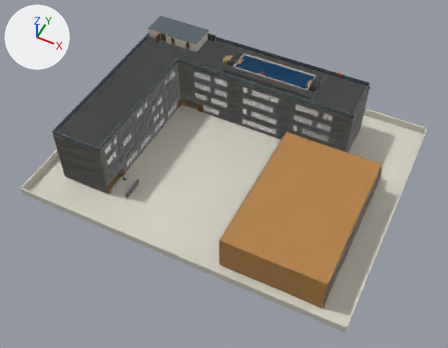
An edit to the Blender file assets/blender/v2/B02/b02_school_blockout.blend, drawn before and after from the same camera.
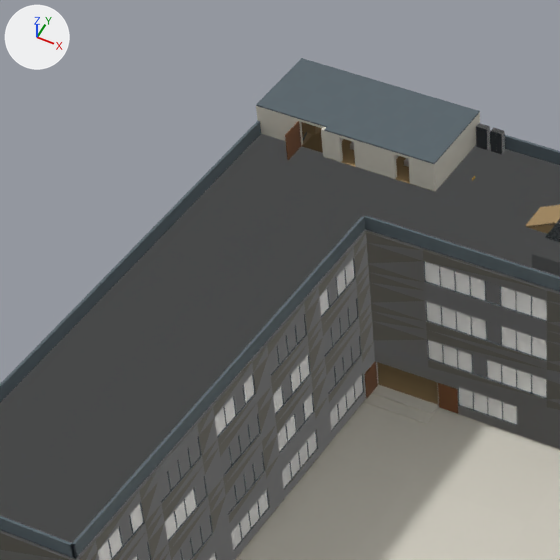
Old and new are each drawn whole from a 50 mm camera at (68.4, -77.6, 115.3) aimed at (23.3, 12.8, 2.4) and again close up on the part from 17% to 52% of the width and 0% to 44% of the height. Arrows for +X, +Y and +Z are at upper left; the lights stay in place. The first two pictures are the older version.

Script lines for the objects in view, before the commit:
```python
me_col_b03_exteriorwalls_f03 = bpy.data.meshes.new('COL_B03_ExteriorWalls_F03')
me_col_b03_exteriorwalls_f03.from_pydata(...)  # 1232 vertices, 924 faces; spans x -12.8..47.5, y -3.7..45.7, z 7.2..10.8
me_nav_blocker_schoolupper = bpy.data.meshes.new('NAV_Blocker_SchoolUpper')
me_nav_blocker_schoolupper.from_pydata(...)  # 4976 vertices, 3732 faces; spans x -12.8..47.5, y -3.7..45.7, z 3.6..15.7
me_vis_roofguard_courtyardwest = bpy.data.meshes.new('VIS_RoofGuard_CourtyardWest')
me_vis_roofguard_courtyardwest.from_pydata(...)  # a box spanning x -0.2..0.0, y -3.5..32.5, z 14.5..15.6
me_vis_roofguard_courtyardwest.materials.append(mat_mat_b03_atlas_architecture)  # picture img_b03_architecture_atlas_png
ob_col_b03_exteriorwalls_f03 = bpy.data.objects.new('COL_B03_ExteriorWalls_F03', me_col_b03_exteriorwalls_f03)
ob_col_b03_exteriorwalls_f03.location = (0.0, 0.0, 0.0)
ob_nav_blocker_schoolupper = bpy.data.objects.new('NAV_Blocker_SchoolUpper', me_nav_blocker_schoolupper)
ob_nav_blocker_schoolupper.location = (0.0, 0.0, 0.0)
ob_vis_roofguard_courtyardwest = bpy.data.objects.new('VIS_RoofGuard_CourtyardWest', me_vis_roofguard_courtyardwest)
ob_vis_roofguard_courtyardwest.location = (0.0, 0.0, 0.0)
# also in view: 'VIS_CourtyardSurface' at (16.7, 14.5, -0.3); 'VIS_PoolDeckAccessStairs_West' at (11.2, 39.0, 15.0); 'VIS_B03_ExteriorWalls_F03' at (17.4, 21.0, 9.0); 'COL_B03_ExteriorWalls_F01' at (17.4, 21.0, 1.8); 'COL_ActorOnly_Window_F01_CourtyardNorth_Corridor_01' at (9.6, 32.5, 1.7)
```
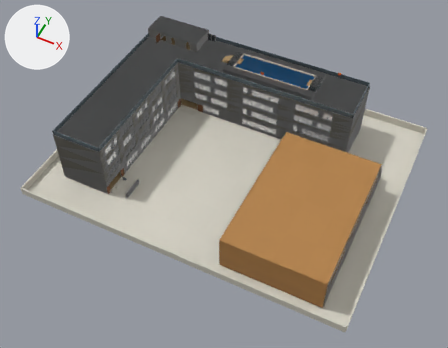
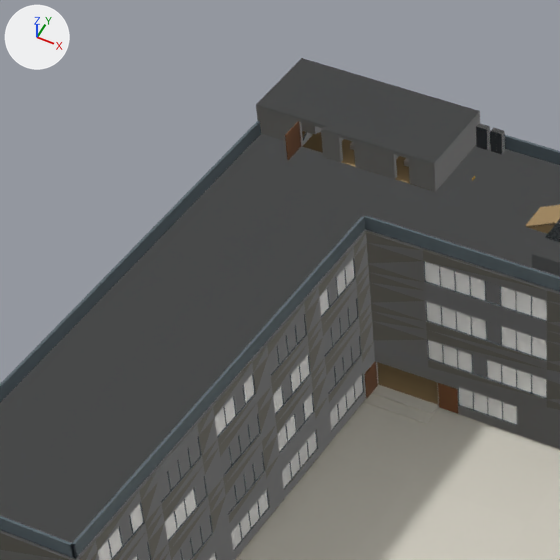
Commit message: fix: 学校上階NavMeshへ衝突障害物を反映

Edits to the bpy script that builds the scene:
```text
Change me_nav_blocker_schoolupper:
    used by ob_nav_blocker_schoolupper; location = (0.0, 0.0, 0.0)
    remove me_nav_blocker_schoolupper.from_pydata(...)  # 4976 vertices, 3732 faces; spans x -12.8..47.5, y -3.7..45.7, z 3.6..15.7
    add me_nav_blocker_schoolupper.from_pydata(...)  # 5248 vertices, 3936 faces; spans x -12.8..47.5, y -3.7..45.7, z 3.6..17.0
    me_nav_blocker_schoolupper part 1: a new loose piece, a box spanning x -12.6..-12.3, y 38.9..45.5, z 14.5..16.9
    me_nav_blocker_schoolupper part 2: a new loose piece, a box spanning x -12.3..-9.0, y 38.9..39.2, z 14.5..16.9
    me_nav_blocker_schoolupper part 3: a new loose piece, a box spanning x -9.0..-6.9, y 38.9..39.2, z 16.7..16.9
    me_nav_blocker_schoolupper part 4: a new loose piece, a box spanning x -6.9..-6.6, y 38.5..38.9, z 14.5..16.9
    me_nav_blocker_schoolupper part 5: a new loose piece, a box spanning x -2.25..-1.95, y 38.5..45.5, z 14.5..16.9
    me_nav_blocker_schoolupper part 6: a new loose piece, a box spanning x -6.6..-5.4, y 38.5..38.8, z 14.5..16.9
    me_nav_blocker_schoolupper part 7: a new loose piece, a box spanning x -4.2..-2.25, y 38.5..38.8, z 14.5..16.9
    me_nav_blocker_schoolupper part 8: a new loose piece, a box spanning x 2.1..2.4, y 38.5..45.5, z 14.5..16.9
    me_nav_blocker_schoolupper part 9: a new loose piece, a box spanning x -1.95..-0.9, y 38.5..38.8, z 14.5..16.9
    me_nav_blocker_schoolupper part 10: a new loose piece, a box spanning x 0.3..2.1, y 38.5..38.8, z 14.5..16.9
    me_nav_blocker_schoolupper part 11: a new loose piece, a box spanning x -12.6..-6.6, y 38.9..45.5, z 16.9..17.0
    me_nav_blocker_schoolupper part 12: a new loose piece, a box spanning x -6.6..-2.1, y 38.5..45.5, z 16.9..17.0
    me_nav_blocker_schoolupper part 13: a new loose piece, a box spanning x -2.1..2.4, y 38.5..45.5, z 16.9..17.0
    me_nav_blocker_schoolupper part 14: a new loose piece, a box spanning x -10.2..-9.0, y 40.7..40.86, z 14.4..15.45
    me_nav_blocker_schoolupper part 15: 48 vertices added at x -10.4..-8.8, y 38.9..43.1, z 3.6..15.4
    other edits to the shape of me_nav_blocker_schoolupper do not show in these pictures
```

Pixel boxes (x1, y1, x2, y2) of what changed, in the close-ups (560 x 560 px):
'NAV_Blocker_SchoolUpper', reshaped
    before: (0, 232, 560, 560)
    after: (0, 58, 560, 560)
part 1 of me_nav_blocker_schoolupper, added
    after: (256, 106, 262, 134)
part 2 of me_nav_blocker_schoolupper, added
    after: (260, 107, 303, 146)
part 3 of me_nav_blocker_schoolupper, added
    after: (299, 119, 324, 128)
part 4 of me_nav_blocker_schoolupper, added
    after: (321, 127, 327, 158)
part 5 of me_nav_blocker_schoolupper, added
    after: (377, 147, 399, 175)
part 6 of me_nav_blocker_schoolupper, added
    after: (325, 131, 343, 162)
part 7 of me_nav_blocker_schoolupper, added
    after: (353, 140, 379, 174)
part 8 of me_nav_blocker_schoolupper, added
    after: (431, 113, 480, 192)
part 9 of me_nav_blocker_schoolupper, added
    after: (381, 148, 397, 179)
part 10 of me_nav_blocker_schoolupper, added
    after: (408, 156, 432, 191)
part 11 of me_nav_blocker_schoolupper, added
    after: (256, 58, 371, 127)
part 12 of me_nav_blocker_schoolupper, added
    after: (324, 79, 425, 147)
part 13 of me_nav_blocker_schoolupper, added
    after: (379, 95, 480, 164)
part 14 of me_nav_blocker_schoolupper, added (mostly hidden)
    after: (301, 122, 313, 134)
part 15 of me_nav_blocker_schoolupper, added (mostly hidden)
    after: (302, 126, 322, 146)
'VIS_RooftopFacilityRoofs', unchanged, covered by the edit
    before: (256, 58, 480, 164)
'VIS_RooftopFacilityWalls', unchanged, covered by the edit
    before: (256, 106, 480, 192)
